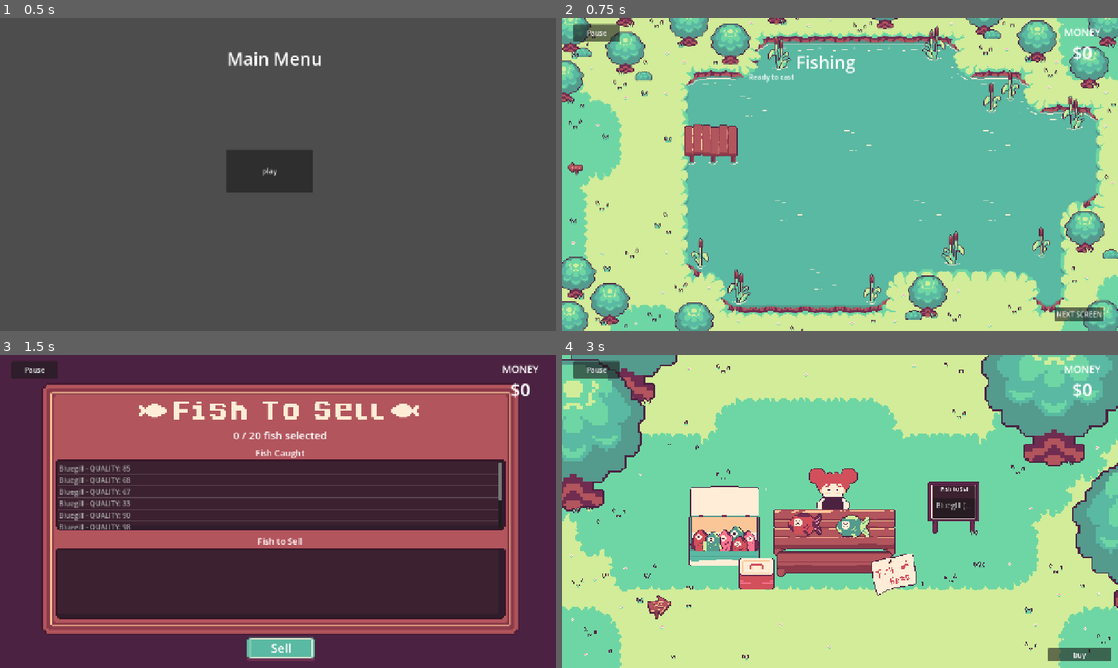
Above: before the commit, frames 1-4 (two rows, left to right).
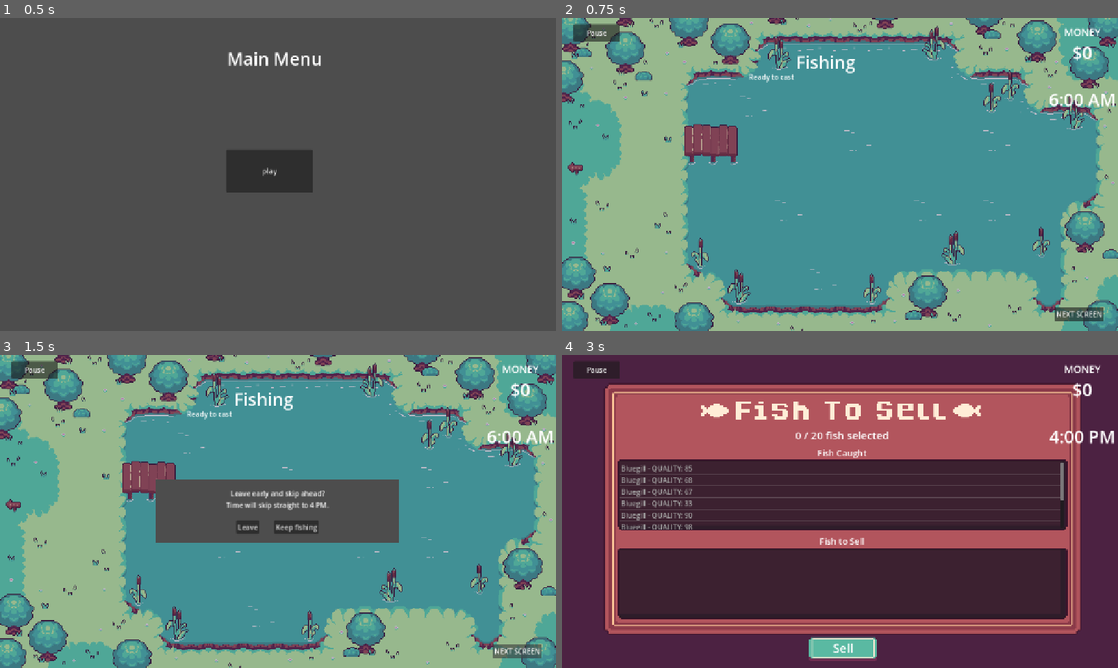
Above: after the commit, the same moments.

Repository: V-Mirea/comfy-summer-fishing-game
Game: Godot game, scene res://assets/game/game.tscn
Same seed, same stepped clock (60 frames per second), same inputs: the game is played once before the commit and once after it. The engine's default icon, where the game draws it, is replaced by a stand-in: a white triangle on a blue panel in a dark square.
Inputs (mouse positions are in pixels of both pictures, inside the frame that each line leads up to):
- Up to frame 1 (0.5 s): no input
- Up to frame 2 (0.75 s): click "play" at 0.5 s
- Up to frame 3 (1.5 s): click "NEXT SCREEN" at 1.25 s
- Up to frame 4 (3 s): click (812, 527) at 2 s, where only the run after the commit has a clickable "Leave"; click (845, 649) at 2.75 s, where only the run before the commit has a clickable "Sell"

Frame 1 is identical in both runs. In frame 2, 97% of the frame differs, in the area x 0-100%, y 0-100%; in frame 3, 97%; in frame 4, 97%.

Commit message:
Feature/dy/time manager (#52)
* tinting made possible

* time manager implementation

Diff:
--- a/assets/game/buying_scene/buying_manager.gd
+++ b/assets/game/buying_scene/buying_manager.gd
@@ -4,7 +4,7 @@
 
 # Called when the node enters the scene tree for the first time.
 func _ready():
-	pass # Replace with function body.
+	TimeManager.set_phase_off()
 
 
 # Called every frame. 'delta' is the elapsed time since the previous frame.
--- a/assets/game/fishing_scene/fishing_manager.gd
+++ b/assets/game/fishing_scene/fishing_manager.gd
@@ -8,6 +8,8 @@
 var state_machine: StateMachine
 var hooked_fish: Fish
 var can_fish: bool = false # gated until the character finishes walking onto the dock
+var day_over_pending: bool = false # 4pm hit, waiting for idle to leave
+var leaving: bool = false # guard so we only transition out once
 
 const ROLL_INTERVAL: float = 0.5 #change later per rod, or other stuff
 
@@ -20,6 +22,8 @@
 @export var bite_sfx: SfxEvent
 @export var fish_missed_sfx: SfxEvent
 @export var fish_on_sfx: SfxEvent
+@export var sell_button: Button # disabled unless idle, so you can't leave mid-fish
+@export var leave_early_popup: Popup # warns that leaving skips to 4pm
 
 # Called when the node enters the scene tree for the first time.
 func _ready():
@@ -37,6 +41,10 @@
 	state_machine.change_state(State.IDLE)
 	bubble_manager.pattern_complete.connect(_on_pattern_complete)
 
+	# fresh day every time we walk into fishing. clock starts after the walk-in
+	TimeManager.begin_fishing_day()
+	TimeManager.fishing_day_over.connect(_on_fishing_day_over)
+
 	## test code to avoid having to fish ##
 	for i in 10:
 		var fish: Fish = Fish.new()
@@ -46,12 +54,24 @@
 	###
 
 
+# set_hook goes through _unhandled_input so a click that the ui (the next screen
+# button etc) already handled won't also fire a cast. _process only runs the timers.
+func _unhandled_input(event: InputEvent) -> void:
+	if not event.is_action_pressed("set_hook"):
+		return
+	match state_machine.current_state:
+		State.IDLE:
+			if can_fish:
+				state_machine.change_state(State.WAITING_FOR_BITE)
+		State.WAITING_FOR_BITE:
+			state_machine.change_state(State.IDLE)
+		State.CONFIRM_BITE:
+			state_machine.change_state(State.MINIGAME)
+
+
 # Called every frame. 'delta' is the elapsed time since the previous frame.
 func _process(delta):
 	match state_machine.current_state:
-		State.IDLE:
-			if can_fish and Input.is_action_just_pressed("set_hook"):
-				state_machine.change_state(State.WAITING_FOR_BITE)
 		State.WAITING_FOR_BITE:
 			_process_waiting_for_bite(delta)
 		State.CONFIRM_BITE:
@@ -60,9 +80,6 @@
 
 func _process_waiting_for_bite(delta: float) -> void:
 	time_since_last_roll += delta
-	if Input.is_action_just_pressed("set_hook"):
-		state_machine.change_state(State.IDLE)
-		return
 	if time_since_last_roll >= ROLL_INTERVAL:
 		time_since_last_roll = 0.0
 		_roll_fish()
@@ -82,18 +99,19 @@
 
 func _process_confirm_bite(delta: float) -> void:
 	time_since_bite += delta
-	if Input.is_action_just_pressed("set_hook"):
-		state_machine.change_state(State.MINIGAME)
-	elif time_since_bite >= FishingRules.get_bite_window():
+	if time_since_bite >= FishingRules.get_bite_window():
 		state_machine.change_state(State.MISSED_BITE)
 
 func _on_state_changed(_from: int, to: int, context: Dictionary) -> void:
 	_update_ui(to, context)
+	sell_button.disabled = to != State.IDLE # can only leave early when idle
 	match to:
 		State.IDLE:
 			time_since_last_roll = 0.0
 			hooked_fish = null
 			character.to_idle()
+			if day_over_pending:
+				_leave_for_selling() # 4pm came in mid-fish, now we're safe to go
 		State.WAITING_FOR_BITE:
 			AudioManager.play_sfx(cast_sfx)
 			character.cast() # cells 1-3, then auto-chains into the fishing loop
@@ -153,12 +171,39 @@
 
 func _on_character_walk_in_finished() -> void:
 	can_fish = true
+	TimeManager.start_clock() # don't count the walk-in, start now
 
 func _on_button_menu_pressed():
 	transition_requested.emit(Global.State.MAIN_MENU)
 
+# 4pm. if we're idle leave now, otherwise wait til the current fish wraps up
+func _on_fishing_day_over() -> void:
+	day_over_pending = true
+	if state_machine.current_state == State.IDLE:
+		_leave_for_selling()
+
+func _leave_for_selling() -> void:
+	if leaving:
+		return
+	leaving = true
+	can_fish = false # kill any last-frame cast
+	transition_requested.emit(Global.State.SELECT_SELLING)
+
+# leave-early button, but only only fires when idle (button is disabled otherwise)
 func _on_button_sell_pressed():
+	get_tree().paused = true # also freezes the clock while the popup is up
+	leave_early_popup.show()
+
+func _on_leave_early_popup_popup_hide():
+	get_tree().paused = false
+
+func _on_leave_confirm_pressed():
+	leave_early_popup.hide()
+	TimeManager.skip_to_fishing_end()
 	transition_requested.emit(Global.State.SELECT_SELLING)
+
+func _on_leave_cancel_pressed():
+	leave_early_popup.hide()
 
 func _on_pause_button_pressed() -> void:
 	PauseMenu.toggle()
--- a/assets/game/fishing_scene/fishing_scene.tscn
+++ b/assets/game/fishing_scene/fishing_scene.tscn
@@ -7,23 +7,28 @@
 [ext_resource type="Resource" uid="uid://rlt1oxv2of68" path="res://assets/audio/sfx/fish_on.tres" id="5_3rbgy"]
 [ext_resource type="Resource" uid="uid://dlp8m6max7w7m" path="res://assets/audio/sfx/files/Fishing/cast.tres" id="5_cast"]
 [ext_resource type="Resource" uid="uid://h8nn8ck2y6m3" path="res://assets/audio/sfx/bite.tres" id="6_bite"]
-[ext_resource type="Resource" path="res://assets/audio/sfx/fish_missed.tres" id="7_missed"]
+[ext_resource type="Resource" uid="uid://dqgiocviad8hm" path="res://assets/audio/sfx/fish_missed.tres" id="7_missed"]
 [ext_resource type="PackedScene" uid="uid://cgeqmhoibypi2" path="res://assets/game/fishing_scene/character/fishing_character.tscn" id="8_fchar"]
+[ext_resource type="PackedScene" uid="uid://b7y2mqd3wn0xv" path="res://assets/game/shared/day_tint.tscn" id="9_dytnt"]
 
 [sub_resource type="LabelSettings" id="LabelSettings_ptjo3"]
 font_size = 40
 
-[node name="FishingScene" type="Node2D" unique_id=1042002354 node_paths=PackedStringArray("status_label", "bubble_manager", "character")]
+[node name="FishingScene" type="Node2D" unique_id=1042002354 node_paths=PackedStringArray("status_label", "bubble_manager", "character", "sell_button", "leave_early_popup")]
 script = ExtResource("1_ptjo3")
-status_label = NodePath("Container/StatusLabel")
+status_label = NodePath("UILayer/Container/StatusLabel")
 bubble_manager = NodePath("BubbleManager")
 character = NodePath("FishingCharacter")
+sell_button = NodePath("UILayer/Container/SellButton")
+leave_early_popup = NodePath("LeaveEarlyPopup")
 cast_sfx = ExtResource("5_cast")
 bite_sfx = ExtResource("6_bite")
 fish_missed_sfx = ExtResource("7_missed")
 fish_on_sfx = ExtResource("5_3rbgy")
 
-[node name="Container" type="Control" parent="." unique_id=1849949674]
+[node name="UILayer" type="CanvasLayer" parent="." unique_id=1849949675]
+
+[node name="Container" type="Control" parent="UILayer" unique_id=1849949674]
 layout_mode = 3
 anchors_preset = 0
 offset_left = 228.0
@@ -32,7 +37,7 @@
 offset_bottom = 578.0
 mouse_filter = 2
 
-[node name="SellButton" type="Button" parent="Container" unique_id=410807605]
+[node name="SellButton" type="Button" parent="UILayer/Container" unique_id=410807605]
 layout_mode = 0
 offset_left = 906.0
 offset_top = 482.0
@@ -41,7 +46,7 @@
 text = "NEXT SCREEN
 "
 
-[node name="Title" type="Label" parent="Container" unique_id=1983296633]
+[node name="Title" type="Label" parent="UILayer/Container" unique_id=1983296633]
 layout_mode = 0
 offset_left = 23.0
 offset_top = -151.0
@@ -52,14 +57,14 @@
 horizontal_alignment = 1
 vertical_alignment = 1
 
-[node name="ScoreLabel" type="Label" parent="Container" unique_id=1350937200]
+[node name="ScoreLabel" type="Label" parent="UILayer/Container" unique_id=1350937200]
 layout_mode = 0
 offset_left = 723.0
 offset_top = -165.0
 offset_right = 933.0
 offset_bottom = -119.0
 
-[node name="StatusLabel" type="Label" parent="Container" unique_id=718071247]
+[node name="StatusLabel" type="Label" parent="UILayer/Container" unique_id=718071247]
 layout_mode = 0
 offset_left = 202.0
 offset_top = -60.0
@@ -80,6 +85,9 @@
 BubbleScene = ExtResource("3_tkjw3")
 spawn_area = NodePath("../BubbleSpawnArea")
 
+[node name="DayTint" parent="." unique_id=680008374 instance=ExtResource("9_dytnt")]
+color = Color(0.89540815, 0.58489025, 0.54700786, 1)
+
 [node name="Background" type="Sprite2D" parent="." unique_id=762271306]
 z_index = -1
 texture = ExtResource("4_fi2us")
@@ -89,5 +97,63 @@
 position = Vector2(-200, 280)
 dock_position = Vector2(360, 280)
 
-[connection signal="pressed" from="Container/SellButton" to="." method="_on_button_sell_pressed"]
+[node name="LeaveEarlyPopup" type="Popup" parent="." unique_id=213549208]
+process_mode = 3
+title = "Leave early?"
+initial_position = 3
+size = Vector2i(561, 145)
+visible = false
+always_on_top = true
+
+[node name="VBoxContainer" type="VBoxContainer" parent="LeaveEarlyPopup" unique_id=725216889]
+anchors_preset = 15
+anchor_right = 1.0
+anchor_bottom = 1.0
+grow_horizontal = 2
+grow_vertical = 2
+size_flags_horizontal = 3
+alignment = 1
+
+[node name="MarginContainer" type="MarginContainer" parent="LeaveEarlyPopup/VBoxContainer" unique_id=284778316]
+layout_mode = 2
+theme_override_constants/margin_top = 20
+theme_override_constants/margin_bottom = 20
+
+[node name="VBoxContainer" type="VBoxContainer" parent="LeaveEarlyPopup/VBoxContainer/MarginContainer" unique_id=1922447504]
+layout_mode = 2
+
+[node name="Label" type="Label" parent="LeaveEarlyPopup/VBoxContainer/MarginContainer/VBoxContainer" unique_id=1017120337]
+layout_mode = 2
+text = "Leave early and skip ahead?"
+horizontal_alignment = 1
+
+[node name="Label2" type="Label" parent="LeaveEarlyPopup/VBoxContainer/MarginContainer/VBoxContainer" unique_id=399944097]
+layout_mode = 2
+text = "Time will skip straight to 4 PM."
+horizontal_alignment = 1
+
+[node name="MarginContainer2" type="MarginContainer" parent="LeaveEarlyPopup/VBoxContainer" unique_id=1974258861]
+layout_mode = 2
+theme_override_constants/margin_bottom = 20
+
+[node name="HBoxContainer" type="HBoxContainer" parent="LeaveEarlyPopup/VBoxContainer/MarginContainer2" unique_id=1519522694]
+layout_mode = 2
+alignment = 1
+
+[node name="MarginContainer" type="MarginContainer" parent="LeaveEarlyPopup/VBoxContainer/MarginContainer2/HBoxContainer" unique_id=1956789894]
+layout_mode = 2
+theme_override_constants/margin_right = 30
+
+[node name="ConfirmButton" type="Button" parent="LeaveEarlyPopup/VBoxContainer/MarginContainer2/HBoxContainer/MarginContainer" unique_id=1790590670]
+layout_mode = 2
+text = "Leave"
+
+[node name="CancelButton" type="Button" parent="LeaveEarlyPopup/VBoxContainer/MarginContainer2/HBoxContainer" unique_id=1125617681]
+layout_mode = 2
+text = "Keep fishing"
+
+[connection signal="pressed" from="UILayer/Container/SellButton" to="." method="_on_button_sell_pressed"]
 [connection signal="walk_in_finished" from="FishingCharacter" to="." method="_on_character_walk_in_finished"]
+[connection signal="popup_hide" from="LeaveEarlyPopup" to="." method="_on_leave_early_popup_popup_hide"]
+[connection signal="pressed" from="LeaveEarlyPopup/VBoxContainer/MarginContainer2/HBoxContainer/MarginContainer/ConfirmButton" to="." method="_on_leave_confirm_pressed"]
+[connection signal="pressed" from="LeaveEarlyPopup/VBoxContainer/MarginContainer2/HBoxContainer/CancelButton" to="." method="_on_leave_cancel_pressed"]
--- a/assets/game/game.tscn
+++ b/assets/game/game.tscn
@@ -10,6 +10,7 @@
 [ext_resource type="AudioStream" uid="uid://l5fpvucayddo" path="res://assets/audio/music/files/MAIN MENU THEME_V2.mp3" id="7_k08a3"]
 [ext_resource type="Script" uid="uid://dadrap2dtvhow" path="res://assets/game/money_label.gd" id="7_pdf2x"]
 [ext_resource type="Script" uid="uid://bfy2euwe0xian" path="res://assets/game/pause_button.gd" id="9_k08a3"]
+[ext_resource type="Script" uid="uid://bn4t7yhqwd2pe" path="res://assets/game/time_label.gd" id="10_time"]
 
 [sub_resource type="LabelSettings" id="LabelSettings_pg74i"]
 font_size = 23
@@ -65,6 +66,19 @@
 horizontal_alignment = 1
 script = ExtResource("7_pdf2x")
 
+[node name="TimeLabel" type="Label" parent="CanvasLayer" unique_id=1454216211]
+anchors_preset = 1
+anchor_left = 1.0
+anchor_right = 1.0
+offset_left = -164.0
+offset_top = 160.0
+offset_bottom = 205.0
+grow_horizontal = 0
+text = "6:00 AM"
+label_settings = SubResource("LabelSettings_faf0w")
+horizontal_alignment = 1
+script = ExtResource("10_time")
+
 [node name="PauseButton" type="Button" parent="CanvasLayer" unique_id=1005989799]
 anchors_preset = -1
 anchor_left = 0.02
--- a/assets/game/main_menu/main_menu.gd
+++ b/assets/game/main_menu/main_menu.gd
@@ -4,7 +4,7 @@
 
 # Called when the node enters the scene tree for the first time.
 func _ready():
-	pass # Replace with function body.
+	TimeManager.set_phase_off()
 
 
 # Called every frame. 'delta' is the elapsed time since the previous frame.
--- a/assets/game/selling_scene/customer_spawner/customer_spawner.gd
+++ b/assets/game/selling_scene/customer_spawner/customer_spawner.gd
@@ -41,6 +41,9 @@
 		else:
 			time_since_last_spawn = 0
 
+func stop_spawning():
+	set_process(false) # no more rolls but existing customers still exist
+
 func calculate_customer_areas():
 	var customer_rect = customer_area.get_rect()
 	var individual_width = customer_rect.size.x / customer_slots
--- a/assets/game/selling_scene/selling_manager.gd
+++ b/assets/game/selling_scene/selling_manager.gd
@@ -6,6 +6,7 @@
 
 @export var pause_button: Button # this can go
 @export var haggle_ui: HaggleControl
+@export var customer_spawner: CustomerSpawner
 
 @export var fish_stalls: Array[PackedScene]
 
@@ -16,9 +17,17 @@
 	PlayerManager.selling_fish_changed.emit(PlayerManager.fish_to_sell)
 	haggle_ui.offer_accepted.connect(_on_offer_accepted)
 
+	# clock carries over from 4pm; runs til 10pm
+	TimeManager.begin_selling()
+	TimeManager.selling_day_over.connect(_on_selling_day_over)
+
 	var stall: Node2D = fish_stalls[PlayerManager.data.upgrades[Upgrade.UpgradeType.SHOP_LEVEL]].instantiate()
 	stall.position = Vector2(640, 360)
 	add_child(stall)
+
+# no more new customers, but let the player finish up and leave on their own
+func _on_selling_day_over() -> void:
+	customer_spawner.stop_spawning()
 
 # Called every frame. 'delta' is the elapsed time since the previous frame.
 func _process(delta):
--- a/assets/game/selling_scene/selling_scene.tscn
+++ b/assets/game/selling_scene/selling_scene.tscn
@@ -10,29 +10,35 @@
 [ext_resource type="Script" uid="uid://hwwp83yvavu2" path="res://assets/game/selling_scene/customer_spawner/customer_spawner.gd" id="7_q6wlo"]
 [ext_resource type="PackedScene" uid="uid://stuev6gp1q3v" path="res://assets/game/selling_scene/customer_spawner/customer/customer.tscn" id="8_830pu"]
 [ext_resource type="PackedScene" uid="uid://dsonopfqsqudn" path="res://assets/game/selling_scene/stall/picnic_stall/picnic_stall.tscn" id="8_w1ejd"]
+[ext_resource type="PackedScene" uid="uid://b7y2mqd3wn0xv" path="res://assets/game/shared/day_tint.tscn" id="9_dytnt"]
 
 [sub_resource type="LabelSettings" id="LabelSettings_7ehvh"]
 font_size = 35
 font_color = Color(0, 0, 0, 1)
 
-[node name="SellingScene" type="Node2D" unique_id=826753257 node_paths=PackedStringArray("haggle_ui")]
+[node name="SellingScene" type="Node2D" unique_id=826753257 node_paths=PackedStringArray("haggle_ui", "customer_spawner")]
 texture_filter = 1
 script = ExtResource("1_w1ejd")
+fish_stalls = Array[PackedScene]([ExtResource("8_w1ejd"), ExtResource("3_6hwc8"), ExtResource("4_iyhom")])
 haggle_ui = NodePath("CanvasLayer/HaggleControl")
-fish_stalls = Array[PackedScene]([ExtResource("8_w1ejd"), ExtResource("3_6hwc8"), ExtResource("4_iyhom")])
+customer_spawner = NodePath("CustomerSpawner")
 
 [node name="Background" type="Sprite2D" parent="." unique_id=1442556545]
 texture = ExtResource("2_lr7ye")
 centered = false
 
-[node name="Control" type="Control" parent="." unique_id=729090283]
+[node name="DayTint" parent="." unique_id=1897089150 instance=ExtResource("9_dytnt")]
+
+[node name="CanvasLayer" type="CanvasLayer" parent="." unique_id=56083680]
+
+[node name="Control" type="Control" parent="CanvasLayer" unique_id=729090283]
 layout_mode = 3
 anchors_preset = 0
 offset_right = 1280.0
 offset_bottom = 720.0
 mouse_filter = 2
 
-[node name="ButtonBuy" type="Button" parent="Control" unique_id=1800644566]
+[node name="ButtonBuy" type="Button" parent="CanvasLayer/Control" unique_id=1800644566]
 layout_mode = 0
 offset_left = 1119.0
 offset_top = 674.0
@@ -40,8 +46,6 @@
 offset_bottom = 705.0
 text = "buy
 "
-
-[node name="CanvasLayer" type="CanvasLayer" parent="." unique_id=56083680]
 
 [node name="HaggleControl" type="Control" parent="CanvasLayer" unique_id=1550050499 node_paths=PackedStringArray("price_label", "price_slider")]
 visible = false
@@ -129,7 +133,7 @@
 customer_scene = ExtResource("8_830pu")
 
 [connection signal="bartering_started" from="." to="CanvasLayer/HaggleControl" method="_on_customer_bartering"]
-[connection signal="pressed" from="Control/ButtonBuy" to="." method="_on_button_buy_pressed"]
+[connection signal="pressed" from="CanvasLayer/Control/ButtonBuy" to="." method="_on_button_buy_pressed"]
 [connection signal="offer_accepted" from="CanvasLayer/HaggleControl" to="." method="_on_haggle_control_offer_accepted"]
 [connection signal="offer_declined" from="CanvasLayer/HaggleControl" to="." method="_on_offer_declined"]
 [connection signal="value_changed" from="CanvasLayer/HaggleControl/PriceSlider" to="CanvasLayer/HaggleControl" method="_on_price_slider_value_changed"]
--- /dev/null
+++ b/assets/game/shared/day_tint.gd
@@ -0,0 +1,49 @@
+class_name DayTint
+extends CanvasModulate
+
+# tints the whole scene by time of day. instance day_tint.tscn at the root of a
+# world scene. anything under a CanvasLayer (the UI) won't get tinted.
+
+const TINT_MORNING := Color(0.72, 0.78, 0.92)
+const TINT_MIDDAY := Color(1, 1, 1)
+const TINT_EVENING := Color(0.95, 0.78, 0.62)
+
+const MIDDAY_HOUR := 12 * 60 # 12pm
+const EVENING_HOUR := 19 * 60 # 7pm
+
+const FADE_TIME := 1.5
+
+var last_target: Color
+
+func _ready() -> void:
+	TimeManager.time_changed.connect(_on_time_changed)
+	TimeManager.phase_changed.connect(_on_phase_changed)
+	_snap_to(TimeManager.minutes)
+
+func _on_time_changed(minutes: int) -> void:
+	var target := _tint_for(minutes)
+	if target == last_target:
+		return
+	last_target = target
+	apply_tint(target, FADE_TIME)
+
+func _on_phase_changed(_phase: TimeManager.Phase) -> void:
+	_snap_to(TimeManager.minutes)
+
+func _snap_to(minutes: int) -> void:
+	last_target = _tint_for(minutes)
+	color = last_target
+
+func _tint_for(minutes: int) -> Color:
+	if minutes < MIDDAY_HOUR:
+		return TINT_MORNING
+	elif minutes < EVENING_HOUR:
+		return TINT_MIDDAY
+	return TINT_EVENING
+
+# fade_time > 0 to crossfade instead of snapping
+func apply_tint(target: Color, fade_time: float = 0.0) -> void:
+	if fade_time <= 0.0:
+		color = target
+	else:
+		create_tween().tween_property(self, "color", target, fade_time)
--- /dev/null
+++ b/assets/game/shared/day_tint.tscn
@@ -0,0 +1,6 @@
+[gd_scene format=3 uid="uid://b7y2mqd3wn0xv"]
+
+[ext_resource type="Script" uid="uid://dq8rvn5tymxk2" path="res://assets/game/shared/day_tint.gd" id="1_dytnt"]
+
+[node name="DayTint" type="CanvasModulate"]
+script = ExtResource("1_dytnt")
--- /dev/null
+++ b/assets/game/time_label.gd
@@ -0,0 +1,20 @@
+extends Label
+
+func _ready():
+	TimeManager.time_changed.connect(_on_time_changed)
+	TimeManager.phase_changed.connect(_on_phase_changed)
+	_on_time_changed(TimeManager.minutes)
+	_on_phase_changed(TimeManager.phase)
+
+func _on_time_changed(minutes: int):
+	var hour := minutes / 60
+	var minute := minutes % 60
+	var suffix := "AM" if hour < 12 else "PM"
+	var hour12 := hour % 12
+	if hour12 == 0:
+		hour12 = 12 # midnight/noon read as 12, not 0
+	text = "%d:%02d %s" % [hour12, minute, suffix]
+
+func _on_phase_changed(phase: TimeManager.Phase):
+	# only show during fishing/selling. hidden in buying + main menu (both OFF), potnetially more if we need to
+	visible = phase != TimeManager.Phase.OFF
--- /dev/null
+++ b/assets/global/time_manager.gd
@@ -0,0 +1,90 @@
+extends Node
+
+# fishing 6am-4pm, selling 4pm-10pm, buying = no time.
+# scene managers tell us when to start/stop; we announce time + phase changes back.
+# DONT set process_mode here, leaving it default means _process is skipped
+# while get_tree().paused, so the clock freezes for free during the pause menu and
+# the fish caught popup (both set paused = true).
+
+enum Phase { FISHING, SELLING, OFF } # OFF is for disabled during menu and buying
+enum Clock { STOPPED, RUNNING }
+
+const DAY_START := 6 * 60 # 6:00 am
+const FISHING_END := 16 * 60 # 4:00 pm
+const SELLING_END := 22 * 60 # 10:00 pm
+const TICK_MINUTES := 10 # adjustable update tick indicators, so we update clock every 10 min intervals
+const REAL_SECS_PER_TICK := 3.0
+# in testing, adjust this ^ tick to something like like .5 or 1.0 if you want to make it go faster to see phase changes easier etc
+
+signal time_changed(minutes: int) # hud + day tint listen
+signal phase_changed(phase: Phase) # hud visibility / tint
+signal fishing_day_over # fired at 4pm
+signal selling_day_over # fired at 10pm
+
+var minutes: int = DAY_START # minutes since midnight, always a multiple of 10
+var tick_accum: float = 0.0 # real seconds banked toward the next tick
+var phase: Phase = Phase.OFF
+var clock: Clock = Clock.STOPPED
+
+func _process(delta: float) -> void:
+	if clock != Clock.RUNNING:
+		return
+	tick_accum += delta
+	while tick_accum >= REAL_SECS_PER_TICK:
+		tick_accum -= REAL_SECS_PER_TICK
+		_advance_tick()
+		if clock != Clock.RUNNING:
+			return # hit a phase boundary, stop banking
+
+func _advance_tick() -> void:
+	minutes += TICK_MINUTES
+	var cap := FISHING_END if phase == Phase.FISHING else SELLING_END
+	if minutes >= cap:
+		minutes = cap
+		clock = Clock.STOPPED
+		tick_accum = 0.0
+		time_changed.emit(minutes)
+		if phase == Phase.FISHING:
+			fishing_day_over.emit()
+		else:
+			selling_day_over.emit()
+		return
+	time_changed.emit(minutes)
+
+# fishing scene calls this on _ready, which also doubles as the daily reset
+func begin_fishing_day() -> void:
+	minutes = DAY_START
+	tick_accum = 0.0
+	phase = Phase.FISHING
+	clock = Clock.STOPPED
+	phase_changed.emit(phase)
+	time_changed.emit(minutes)
+
+# called after the character finishes walking to the dock at start of day
+func start_clock() -> void:
+	clock = Clock.RUNNING
+
+# selling scene calls this on _ready. minutes are already at 4pm from fishing,
+# carried across the scene swap since we're an autoload. don't reset them.
+func begin_selling() -> void:
+	tick_accum = 0.0
+	phase = Phase.SELLING
+	clock = Clock.RUNNING
+	phase_changed.emit(phase)
+
+func stop_clock() -> void:
+	clock = Clock.STOPPED
+
+# buying / main menu. hides the hud time label and parks the clock.
+func set_phase_off() -> void:
+	clock = Clock.STOPPED
+	phase = Phase.OFF
+	phase_changed.emit(phase)
+
+# leave-early button: jump straight to 4pm. doesnt emit fishing_day_over since
+# the fishing manager does the transition itself
+func skip_to_fishing_end() -> void:
+	minutes = FISHING_END
+	clock = Clock.STOPPED
+	tick_accum = 0.0
+	time_changed.emit(minutes)
--- a/project.godot
+++ b/project.godot
@@ -20,6 +20,7 @@
 Global="*uid://7eev6fhlvwap"
 FishDatabase="*res://assets/global/fish_database/fish_database.tscn"
 PlayerManager="*res://assets/global/player_manager.gd"
+TimeManager="*res://assets/global/time_manager.gd"
 PauseMenu="*res://assets/global/pause_menu/pause_menu.tscn"
 UpgradeDatabase="*uid://l181qmk0p3o6"
 FishCaughtScreen="*res://assets/global/fish_caught_screen/fish_caught_screen.tscn"
Not shown, added: assets/game/shared/day_tint.gd.uid
Not shown, added: assets/game/time_label.gd.uid
Not shown, added: assets/global/time_manager.gd.uid
